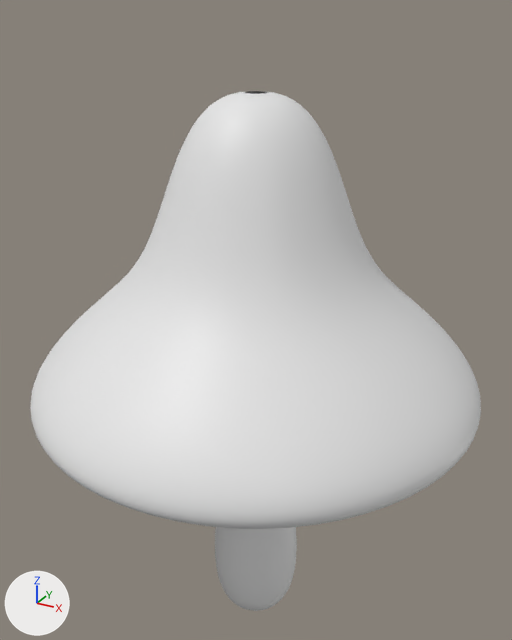
An edit to the FBX model Assets/Models/mushroom.fbx, drawn before and after from the same camera.
The view is the same before and after, from a 50 mm lens placed at (2.82, -5.13, 5.79), pointed at (-0.08, 0.14, 3.15). Lighting does not change. The marker at lower left points along +X, +Y and +Z. Where no turn or scale is listed for an object, it has been applied to the vertices. Vertices at the same position are counted once.
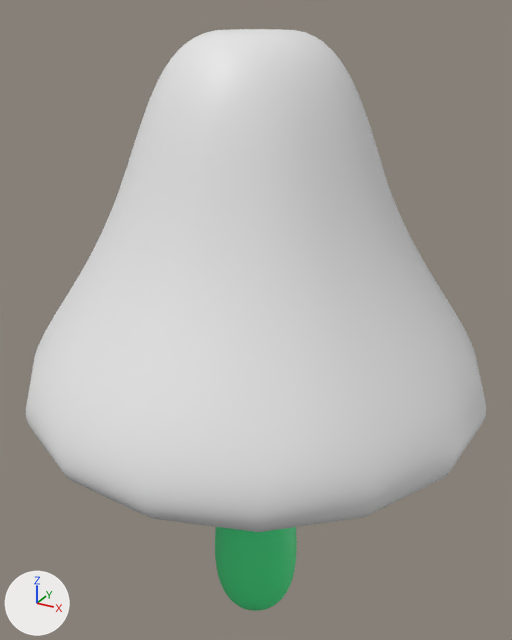
Patch to the scene script:
```diff
--- a/Assets/Models/mushroom.fbx.py
+++ b/Assets/Models/mushroom.fbx.py
@@ mat_material_002 @@
+mat_material_002 = principled_material('Material.002')
+mat_material_002.base_color = (0.0595, 0.801, 0.248)  # green #45e788
@@ me_nurbspath @@
 # used by ob_nurbspath; location = (0.0, 0.0, 3.18)
-me_nurbspath.from_pydata(...)  # 3777 vertices, 3712 faces; spans x -2.02..2.02, y -2.02..2.02, z -0.73..2.0
+me_nurbspath.from_pydata(...)  # 1152 vertices, 1136 faces; spans x -2.04..2.04, y -2.04..2.04, z -1.75..1.57
+# me_nurbspath part 1: the loose piece of 3776 vertices spanning x -2.02..2.02, y -2.02..2.02, z -0.73..2.0 is rebuilt with 1152 vertices and now spans x -2.04..2.04, y -2.04..2.04, z -1.75..1.57
@@ me_nurbspath_001 @@
 me_nurbspath_001.from_pydata(...)  # 3197 vertices, 3128 faces; spans x -0.43..0.43, y -0.43..0.43, z -1.48..1.48
+me_nurbspath_001.materials.append(mat_material_002)  # green #45e788
@@ ob_nurbspath @@
 ob_nurbspath = bpy.data.objects.new('NurbsPath', me_nurbspath)
-ob_nurbspath.location = (0.0, 0.0, 3.18)
+ob_nurbspath.location = (0.0, 0.0, 4.07)
```

Location of each change, [x1, y1, x2, y2] in pixels of the pictures (512 x 640 px):
'NurbsPath', reshaped, moved (15% taller)
    before: [30, 91, 481, 529]
    after: [26, 29, 486, 532]
'NurbsPath.001', recoloured (grey to green)
    both: [215, 527, 297, 611]
